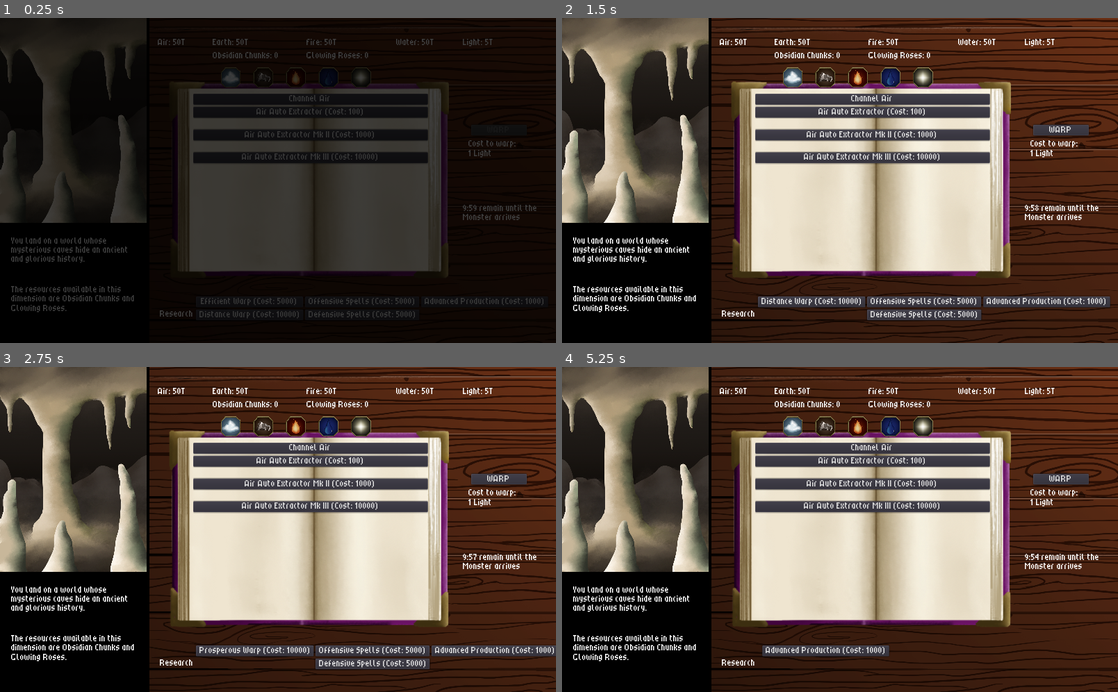
Above: before the commit, frames 1-4 (two rows, left to right).
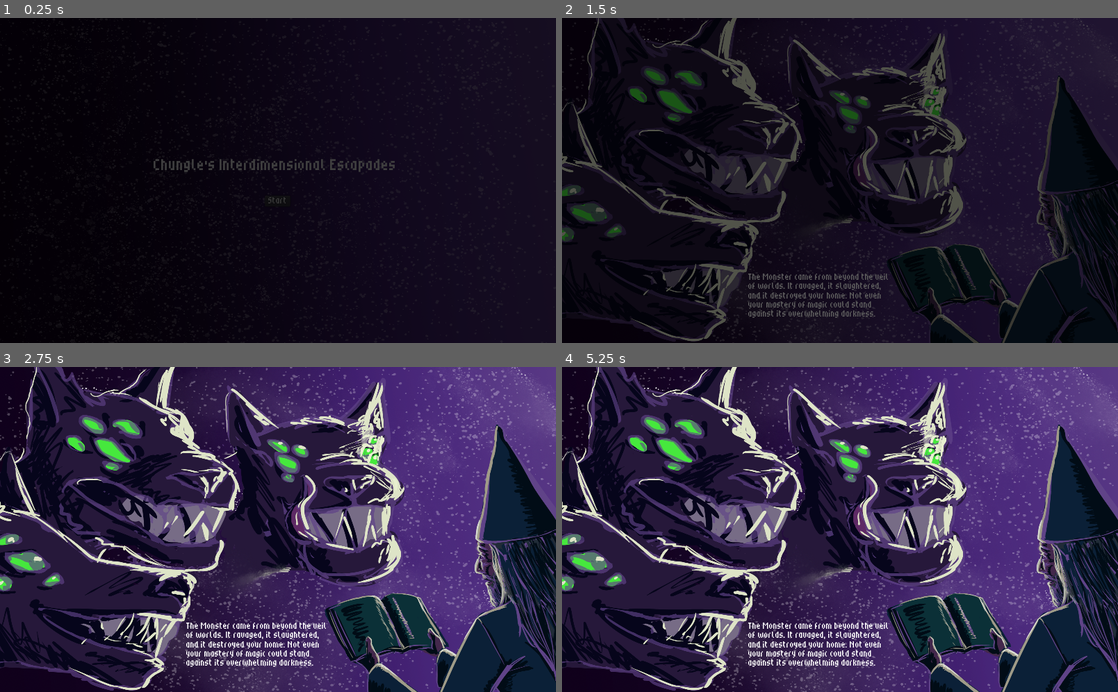
Above: after the commit, the same moments.

Repository: Kevin-Mortimer-19/Spellwarp
Game: Godot game, scene res://Scenes/Title.tscn
The game is run twice, just before and just after one commit, with the same random seed, the same clock (stepped at 60 frames per second) and the same inputs. Before the commit the project starts from res://Scenes/Dimension.tscn.
Inputs (mouse positions are in pixels of both pictures, inside the frame that each line leads up to):
- Up to frame 1 (0.25 s): no input
- Up to frame 2 (1.5 s): click (840, 200) at 0.5 s, where only the run after the commit has a clickable "Start"; click (812, 300) at 1.25 s, where only the run before the commit has a clickable "Efficient Warp (Cost: 5000)"
- Up to frame 3 (2.75 s): click (250, 649) at 2 s, where only the run before the commit has a clickable "Distance Warp (Cost: 10000)"
- Up to frame 4 (5.25 s): click (817, 649) at 2.75 s, where only the run before the commit has a clickable "Prosperous Warp (Cost: 10000)"; click (817, 649) at 3.5 s, where only the run before the commit has a clickable "Offensive Spells (Cost: 5000)"; click (817, 649) at 4.25 s, where only the run before the commit has a clickable "Defensive Spells (Cost: 5000)"; click (817, 649) at 5 s, where only the run before the commit has a clickable "Efficient Spells (Cost: 20000)"

The runs differ from the first frame. In frame 1, 53% of the frame differs, in the area x 0-100%, y 0-100%; in frame 2, 87%; in frame 3, 97%; in frame 4, 97%.

Commit message:
credits and other minor fixes

Diff:
--- a/Scenes/Dimension.tscn
+++ b/Scenes/Dimension.tscn
@@ -259,6 +259,7 @@
 [node name="Timer" type="Timer" parent="TabContainer/Air/AirList/Passive0"]
 
 [node name="Label0" type="Label" parent="TabContainer/Air/AirList"]
+self_modulate = Color( 0, 0, 0, 1 )
 margin_top = 72.0
 margin_right = 432.0
 margin_bottom = 86.0
--- a/Scenes/Victory.tscn
+++ b/Scenes/Victory.tscn
@@ -1,9 +1,25 @@
-[gd_scene load_steps=6 format=2]
+[gd_scene load_steps=8 format=2]
 
 [ext_resource path="res://Art/space_bg.png" type="Texture" id=1]
 [ext_resource path="res://Fonts/TitleFont.tres" type="DynamicFont" id=2]
 [ext_resource path="res://Scenes/FadeAnimation.tscn" type="PackedScene" id=3]
-[ext_resource path="res://Scripts/Credits.gd" type="Script" id=4]
+[ext_resource path="res://Scripts/CongratsTimer.gd" type="Script" id=5]
+[ext_resource path="res://Scripts/CreditsTimer.gd" type="Script" id=6]
+
+[sub_resource type="Animation" id=2]
+resource_name = "FadeIn"
+tracks/0/type = "value"
+tracks/0/path = NodePath("../Credits:modulate")
+tracks/0/interp = 1
+tracks/0/loop_wrap = true
+tracks/0/imported = false
+tracks/0/enabled = true
+tracks/0/keys = {
+"times": PoolRealArray( 0, 1 ),
+"transitions": PoolRealArray( 1, 1 ),
+"update": 0,
+"values": [ Color( 1, 1, 1, 0 ), Color( 1, 1, 1, 1 ) ]
+}
 
 [sub_resource type="Animation" id=1]
 resource_name = "FadeOut"
@@ -23,7 +39,6 @@
 [node name="Control" type="Control"]
 anchor_right = 1.0
 anchor_bottom = 1.0
-script = ExtResource( 4 )
 
 [node name="TextureRect" type="TextureRect" parent="."]
 margin_right = 40.0
@@ -31,26 +46,48 @@
 rect_scale = Vector2( 0.488, 0.4 )
 texture = ExtResource( 1 )
 
+[node name="Credits" type="Label" parent="."]
+modulate = Color( 1, 1, 1, 0 )
+margin_left = 165.119
+margin_top = 94.7579
+margin_right = 880.119
+margin_bottom = 513.758
+custom_fonts/font = ExtResource( 2 )
+text = "This game was made in 10 days for Clicker Jam Winter 2023.
+Thank you so much for playing our game!
+
+Developers:
+Frank Henry (Programming)
+Ginghis Ken (Sound)
+Annie (Art)
+
+Special thanks to Nathan Gibson, Christopher Hahn, Darkworld Audio, and Leohpaz for the sound effects, and to erytau for the font!"
+autowrap = true
+clip_text = true
+
+[node name="CreditsTimer" type="Timer" parent="Credits"]
+wait_time = 4.5
+one_shot = true
+script = ExtResource( 6 )
+
 [node name="Label" type="Label" parent="."]
-margin_left = 256.869
-margin_top = 140.326
-margin_right = 775.869
-margin_bottom = 165.326
+margin_left = 263.169
+margin_top = 282.697
+margin_right = 782.169
+margin_bottom = 307.697
 custom_fonts/font = ExtResource( 2 )
 text = "Congratulations, you defeated the Monster!"
 
+[node name="CongratsTimer" type="Timer" parent="Label"]
+wait_time = 3.5
+one_shot = true
+script = ExtResource( 5 )
+
+[node name="AnimationPlayer" type="AnimationPlayer" parent="Label"]
+anims/FadeIn = SubResource( 2 )
+anims/FadeOut = SubResource( 1 )
+
 [node name="SceneTransitionRect" parent="." instance=ExtResource( 3 )]
-visible = false
 
-[node name="Credits" type="Label" parent="."]
-margin_left = 209.363
-margin_top = 234.406
-margin_right = 924.363
-margin_bottom = 435.406
-custom_fonts/font = ExtResource( 2 )
-text = "This game was made in 10 days for Clicker Jam Winter 2023.
-Thank you so much for playing our game!"
-
-[node name="AnimationPlayer" type="AnimationPlayer" parent="."]
-root_node = NodePath("../Label")
-anims/FadeOut = SubResource( 1 )
+[connection signal="timeout" from="Credits/CreditsTimer" to="Credits/CreditsTimer" method="_timeout"]
+[connection signal="timeout" from="Label/CongratsTimer" to="Label/CongratsTimer" method="_timeout"]
--- a/Scripts/BossFight.gd
+++ b/Scripts/BossFight.gd
@@ -161,6 +161,7 @@
 		if difference > 0:
 			SoundPlayer.play_sound(SoundPlayer.LIGHTSPELL1)
 			SoundPlayer.play_sound(SoundPlayer.LIGHTSPELL2)
+			sprite.hurt()
 			victory()
 		else:
 			game_over()
--- /dev/null
+++ b/Scripts/CongratsTimer.gd
@@ -0,0 +1,9 @@
+extends Timer
+
+onready var anim = get_node("../AnimationPlayer")
+
+func _ready():
+	start()
+
+func _timeout():
+	anim.play("FadeOut")
--- a/Scripts/Credits.gd
+++ /dev/null
@@ -1,12 +0,0 @@
-extends Control
-
-onready var anim = $AnimationPlayer
-
-func _ready():
-	pass
-
-func _on_end_congrats_timeout():
-	anim._play("FadeOut")
-
-func _on_start_credits():
-	anim.play("FadeIn")
--- /dev/null
+++ b/Scripts/CreditsTimer.gd
@@ -0,0 +1,10 @@
+extends Timer
+
+onready var anim = get_node("../../Label/AnimationPlayer")
+
+func _ready():
+	start()
+
+func _timeout():
+	anim.play("FadeIn")
+	stop()
--- a/Scripts/ElementUI.gd
+++ b/Scripts/ElementUI.gd
@@ -6,13 +6,13 @@
 const trillion = 1000000000000
 
 func display_element(label, s, count):
-	if count > trillion:
+	if count >= trillion:
 		label.text = s % str(count / trillion) + "T"
-	elif count > billion:
+	elif count >= billion:
 		label.text = s % str(count / billion) + "B"
-	elif count > million:
+	elif count >= million:
 		label.text = s % str(count / million) + "M"
-	elif count > thousand:
+	elif count >= thousand:
 		label.text = s % str(count / thousand) + "K"
 	else:
 		label.text = s % count
--- a/Scripts/Monster.gd
+++ b/Scripts/Monster.gd
@@ -2,11 +2,11 @@
 
 var initialized: bool = false
 
-var air: int = 50000000
-var earth: int = 50000000
-var fire: int = 50000000
-var water:int = 50000000
-var darkness: int = 50000000
+var air: int = 10000000
+var earth: int = 10000000
+var fire: int = 10000000
+var water:int = 10000000
+var darkness: int = 10000000
 
 var affinity1: int
 var affinity2: int
--- a/Scripts/PassiveController.gd
+++ b/Scripts/PassiveController.gd
@@ -755,6 +755,7 @@
 func text_update(creator):
 	var template = creator.get_name() + cost_label
 	creator.get_button().text = template % creator.get_cost()
+	creator.get_label().modulate = Color(0,0,0)
 	if creator.amount > 0:
 		template = "You own %s, which produce %s per second."
 		creator.get_label().text = template % [creator.get_amount(), payout(creator) / creator.get_time()]
--- a/Scripts/ResearchTree.gd
+++ b/Scripts/ResearchTree.gd
@@ -19,6 +19,11 @@
 onready var prod3_b = $Prod/Production3
 
 onready var title = $Title
+
+const thousand = 1000
+const million = 1000000
+const billion = 1000000000
+const trillion = 1000000000000
 
 var warp1: ResearchOption
 var warp2: ResearchOption
@@ -67,9 +72,10 @@
 	options.append(prod2)
 	options.append(prod3)
 
-	var template = "%s (Cost: %s)"
+	#var template = "%s (Cost: )"
 	for o in options:
-		o.get_button().set_text(template % [o.get_name(), o.get_cost()])
+		display_cost(o.get_button(), o.get_name() + " (Cost: %s)", o.get_cost())
+		#o.get_button().set_text(template % [o.get_name(), o.get_cost()])
 
 	title_check()
 
@@ -137,3 +143,15 @@
 func title_check():
 	if(ResearchDB.warp_1() && ResearchDB.warp_2() && ResearchDB.warp_3() && ResearchDB.spell_1() && ResearchDB.spell_2() && ResearchDB.spell_3() && ResearchDB.prod_1() && ResearchDB.prod_2() && ResearchDB.prod_3()):
 		title.visible = false
+
+func display_cost(button, s, count):
+	if count >= trillion:
+		button.text = s % (str(count / trillion) + "T")
+	elif count >= billion:
+		button.text = s % (str(count / billion) + "B")
+	elif count >= million:
+		button.text = s % (str(count / million) + "M")
+	elif count >= thousand:
+		button.text = s % (str(count / thousand) + "K")
+	else:
+		button.text = s % count
--- a/Scripts/ResourceController.gd
+++ b/Scripts/ResourceController.gd
@@ -31,16 +31,12 @@
 func find_resource(r):
 	match r:
 		0:
-			print("AIR")
 			enable_resource("air")
 		1:
-			print("EARTH")
 			enable_resource("earth")
 		2:
-			print ("FIRE")
 			enable_resource("fire")
 		3:
-			print("WATER")
 			enable_resource("water")
 
 func disable_groups():
--- a/project.godot
+++ b/project.godot
@@ -45,7 +45,7 @@
 [application]
 
 config/name="clicker jam"
-run/main_scene="res://Scenes/Dimension.tscn"
+run/main_scene="res://Scenes/Title.tscn"
 config/icon="res://icon.png"
 
 [autoload]
